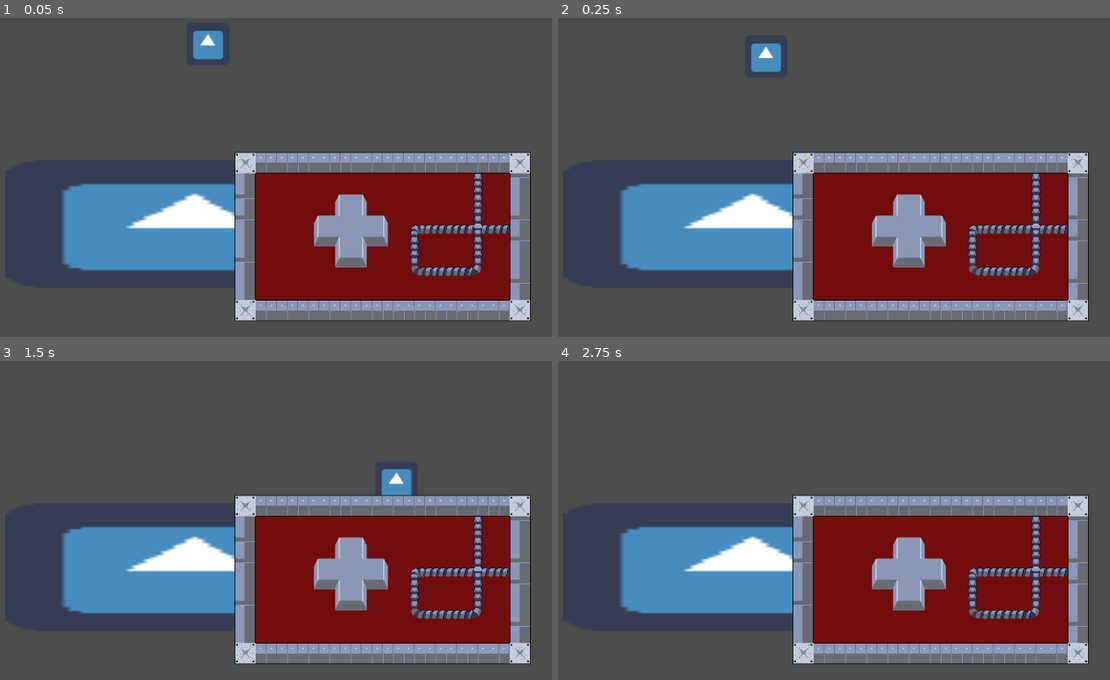
Above: before the commit, frames 1-4 (two rows, left to right).
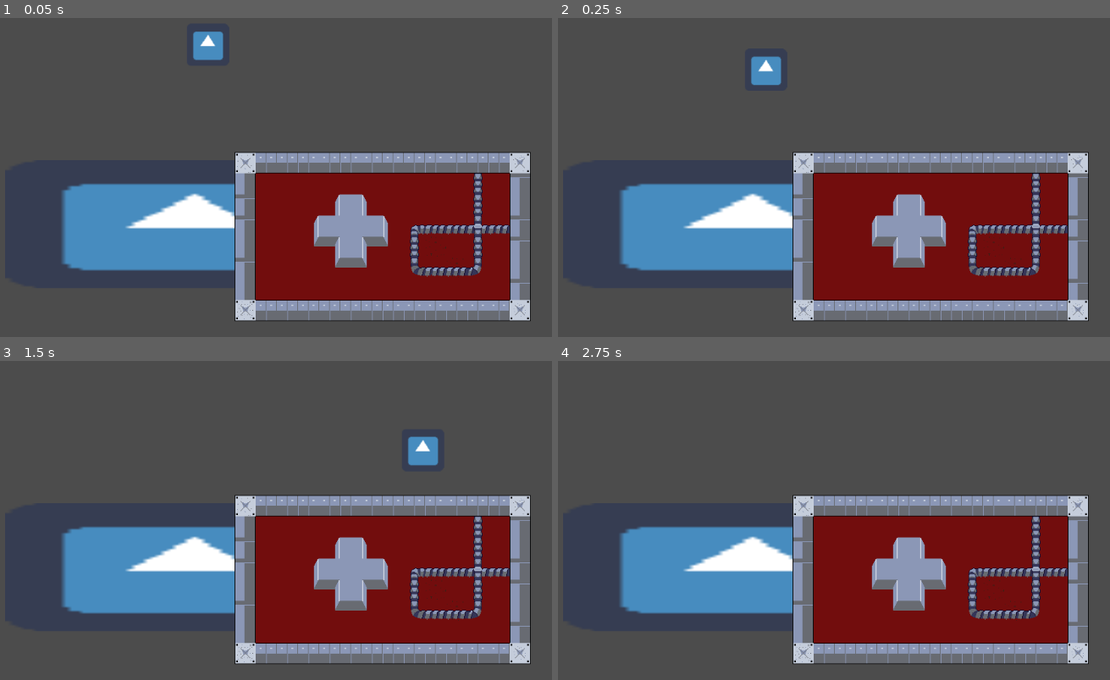
Above: after the commit, the same moments.

Repository: nerfherder101/GMTKJam
Game: Godot game, scene res://Scenes/Testing.tscn
The game is run twice, just before and just after one commit, with the same random seed, the same clock (stepped at 60 frames per second) and the same inputs. The engine's default icon, where the game draws it, is replaced by a stand-in: a white triangle on a blue panel in a dark square.
Inputs:
- Up to frame 1 (0.05 s): no input
- Up to frame 2 (0.25 s): no input
- Up to frame 3 (1.5 s): hold Space (ui_up, bound only after the commit) 0.53-1.28 s; hold D (ui_right) from 0.53 s (still down); tap Space (ui_up, bound only after the commit) at 1.35 s
- Up to frame 4 (2.75 s): tap Space (ui_up, bound only after the commit) at 1.52, 1.82 s; release D (ui_right) at 2.03 s; hold A (ui_left) from 2.03 s (still down); hold Space (ui_up, bound only after the commit) from 2.03 s (still down)

The runs differ from the first frame. In frame 1, less than 0.1% of the frame differs, in the area x 34-41%, y 3-14%; in frame 2, 0.6%; in frame 3, 1.0%, in the area x 69-80%, y 23-43%; in frame 4, nothing differs.

Commit message:
Began writing control changing

Diff:
--- a/Game/Scripts/Player.gd
+++ b/Game/Scripts/Player.gd
@@ -1,26 +1,37 @@
 extends KinematicBody2D
 
-var G = 10
+var G = 20
 var speed = 300
-var jump_velocity = 400
+var jump_velocity = 500
 var input = Vector2()
 var velocity = Vector2()
+
+var controls_default = {
+	"ui_right" : Vector2 (1,0),
+	"ui_left" : Vector2 (-1,0),
+	"ui_up" : Vector2 (0,1)
+}
+
+var controls_binded = {
+	"ui_right" : "ui_right",
+	"ui_left" :  "ui_up",
+	"ui_up" : "ui_left"
+}
 
 func _ready():
 	pass
 
 func get_input ():
-	if Input.is_action_pressed("ui_right"):
-		input.x = 1
-	elif Input.is_action_pressed("ui_left"):
-		input.x = -1
-	else:
-		input.x = 0
+	input.x = 0
 
-	if Input.is_action_pressed("ui_up") && is_on_floor():
-		input.y = 1
+	var key_array = Array(controls_default.keys())
 
-	else:
+	for i in controls_default:
+		if (Input.is_action_pressed(i)):
+			input += controls_default[i]
+			input += controls_default[controls_binded[i]]
+
+	if !is_on_floor():
 		input.y = 0
 	pass
 
--- a/Game/project.godot
+++ b/Game/project.godot
@@ -33,6 +33,12 @@
 , Object(InputEventJoypadButton,"resource_local_to_scene":false,"resource_name":"","device":0,"button_index":15,"pressure":0.0,"pressed":false,"script":null)
  ]
 }
+ui_up={
+"deadzone": 0.5,
+"events": [ Object(InputEventKey,"resource_local_to_scene":false,"resource_name":"","device":0,"alt":false,"shift":false,"control":false,"meta":false,"command":false,"pressed":false,"scancode":32,"unicode":0,"echo":false,"script":null)
+, Object(InputEventJoypadButton,"resource_local_to_scene":false,"resource_name":"","device":0,"button_index":12,"pressure":0.0,"pressed":false,"script":null)
+ ]
+}
 
 [physics]
 
